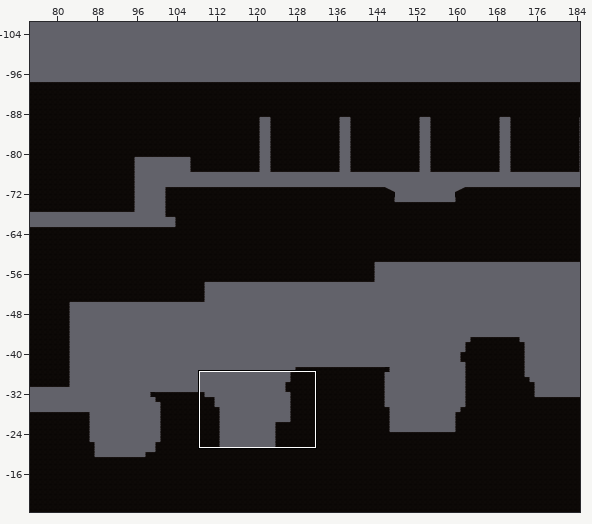
One commit to this Tiled map: Assets/Tiled/Level1TileMap/map1-2-1.tmx. The picture above shows the old version from afar; the outline marks the close-up.
Close-up. Before the edit:
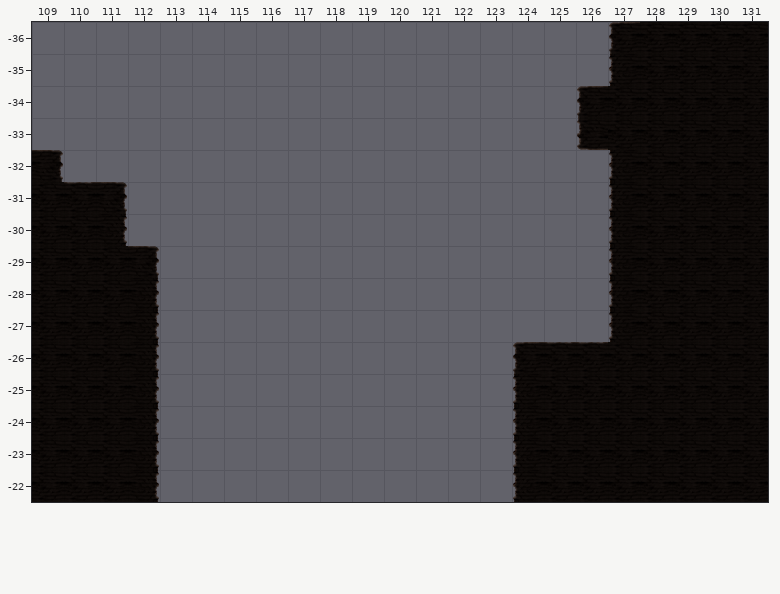
Cells are 256x256 px. Shown: x 109..131, y -36..-22. The commit also changed other parts of the map, which this record leaves out.
And afterwards:
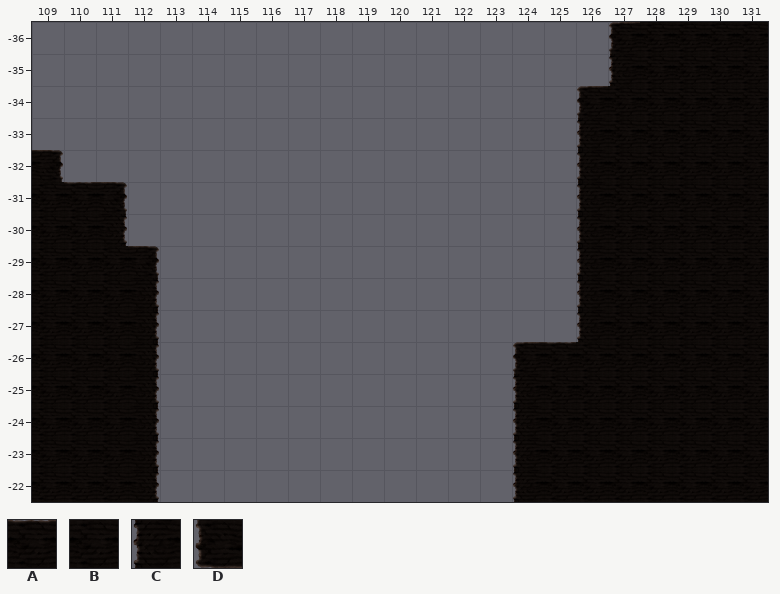
Key: from "Level1 Tileset": A 0, B 8, C 9, D 17.
_ is an empty cell, . an unchanged one.
What changed:
--- layer "ground"
@@ x 126..127 @@
--33 D.
--32 _C
--31 _C
--30 _C
--29 _C
--28 _C
--27 _C
--26 A.
+-33 C.
+-32 CB
+-31 CB
+-30 CB
+-29 CB
+-28 CB
+-27 CB
+-26 B.
Pixel boxes of the changes (left, top, right, bottom) in both close-ups:
changed: (576, 118, 634, 344)
